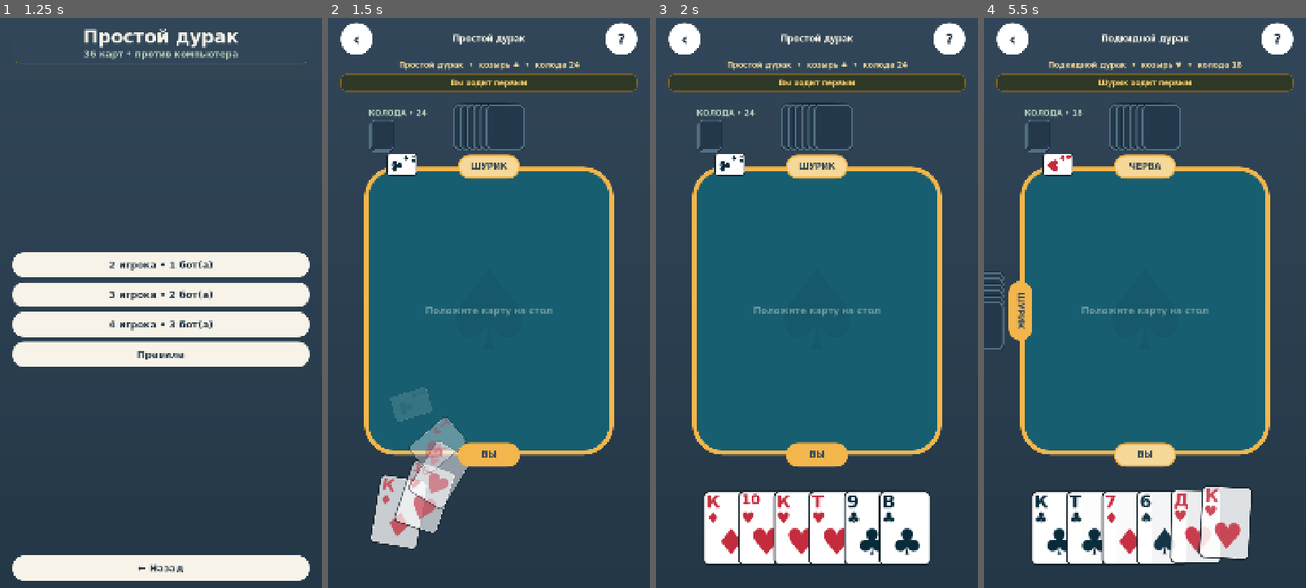
Above: before the commit, frames 1-4 (left to right).
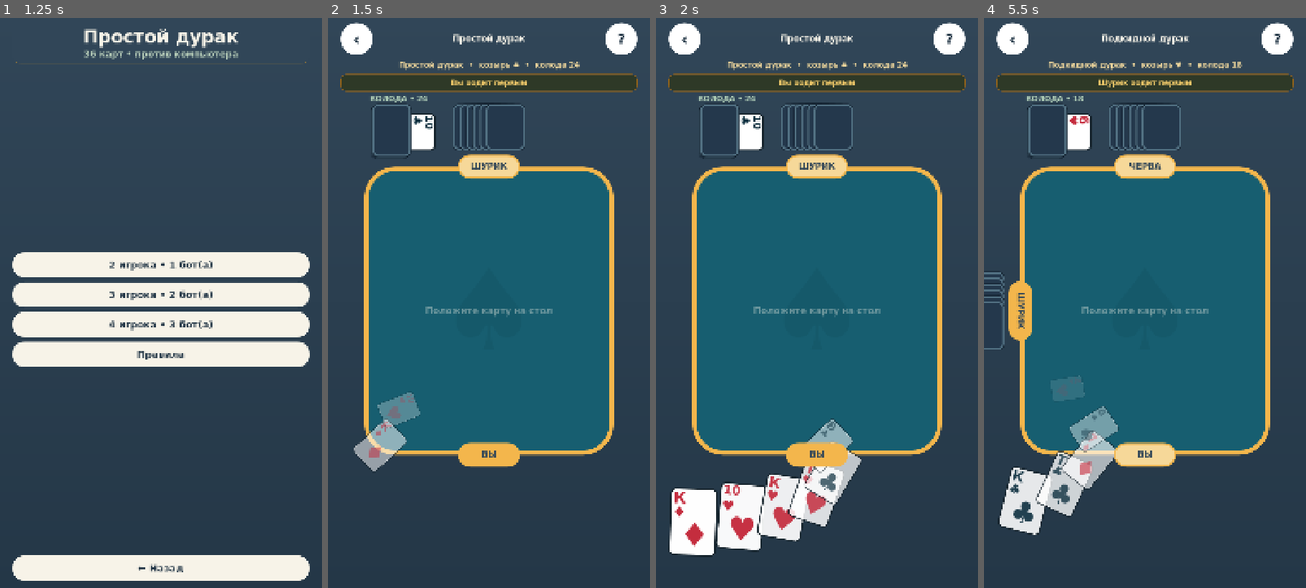
Above: after the commit, the same moments.

Repository: dmitriymaksimowitch-ctrl/mobile-card-game
Game: Godot game, scene res://main.tscn
Two runs of this game, one before a commit and one after it. Both use one fixed random seed, a clock stepped at 60 frames per second and the inputs below.
Inputs:
- Up to frame 1 (1.25 s): click "Простой дурак" at 0.5 s
- Up to frame 2 (1.5 s): click "2 игрока • 1 бот(а)" at 1.25 s
- Up to frame 3 (2 s): no input
- Up to frame 4 (5.5 s): click "‹" at 2 s; click "?" at 2.75 s; click "Понятно" at 3.5 s; click "Подкидной дурак" at 4.25 s; click "3 игрока • 2 бот(а)" at 5 s

Frame 1 is identical in both runs. In frame 2, 6.6% of the frame differs, in the area x 8-44%, y 13-94%; in frame 3, 12%; in frame 4, 13%, in the area x 4-84%, y 13-97%.

Commit message:
Fix deck stack, unclipped hands and slower card movement: main.gd

Diff:
--- a/main.gd
+++ b/main.gd
@@ -356,13 +356,15 @@
 	var center := Vector2(498, 378)
 	if not deck.is_empty():
 		var trump_card := card_label(deck[0])
-		trump_card.position = center + Vector2(-88, 2)
+		# Circular Durak uses the same tightly stacked deck with a sideways trump.
+		trump_card.position = center + Vector2(0, -88)
 		trump_card.rotation_degrees = 90
 		trump_card.pivot_offset = trump_card.size / 2.0
+		trump_card.z_index = 1
 		felt.add_child(trump_card)
-		for layer in 3:
+		for layer in 4:
 			var back := make_card_back()
-			back.position = center + Vector2(-64 + layer * 4, -88 - layer * 4)
+			back.position = center + Vector2(-66 + layer * 2, -88 - layer * 2)
 			back.z_index = 3 + layer
 			felt.add_child(back)
 	if circle_drawn != "":
@@ -482,9 +484,9 @@
 			back.modulate.a = 0.0
 			var tween := create_tween().set_parallel(true)
 			tween.set_trans(Tween.TRANS_QUAD).set_ease(Tween.EASE_OUT)
-			tween.tween_property(back, "position", home, 0.52).set_delay(index * 0.09)
-			tween.tween_property(back, "scale", Vector2.ONE, 0.52).set_delay(index * 0.09)
-			tween.tween_property(back, "modulate:a", 1.0, 0.36).set_delay(index * 0.09)
+			tween.tween_property(back, "position", home, 1.05).set_delay(index * 0.14)
+			tween.tween_property(back, "scale", Vector2.ONE, 1.05).set_delay(index * 0.14)
+			tween.tween_property(back, "modulate:a", 1.0, 0.9).set_delay(index * 0.14)
 	return seat
 
 func make_small_card_back() -> Label:
@@ -509,9 +511,9 @@
 	box.add_child(area)
 	var card_count := hands[0].size()
 	if card_count == 0: return
-	var card_size := Vector2(174, 250)
+	var card_size := CardVisuals.fitted_hand_card_size(card_count, Vector2(174, 250))
 	var available := 996.0
-	var step: float = 0.0 if card_count == 1 else minf(118.0, (available - card_size.x) / (card_count - 1))
+	var step: float = CardVisuals.hand_step(card_count, card_size)
 	var total_width: float = card_size.x + step * (card_count - 1)
 	var start_x: float = (available - total_width) / 2.0
 	for index in card_count:
@@ -520,7 +522,7 @@
 		var home := Vector2(start_x + index * step, 45.0)
 		var angle: float = 0.0
 		var playable := true
-		var b := make_hand_card(card, playable)
+		var b := make_hand_card(card, playable, card_size)
 		b.position = home
 		b.rotation_degrees = angle
 		b.z_index = index
@@ -530,20 +532,20 @@
 		area.add_child(b)
 		if deal_animation_pending and card in newly_drawn[0]:
 			# Карта летит от видимой колоды к руке игрока.
-			b.position = Vector2(50, -465)
+			b.position = Vector2(100, -465)
 			b.rotation_degrees = 90
 			b.scale = Vector2(0.42, 0.42)
 			b.modulate.a = 0.0
 			var tween := create_tween().set_parallel(true)
 			tween.set_trans(Tween.TRANS_CUBIC).set_ease(Tween.EASE_OUT)
-			tween.tween_property(b, "position", home, 0.35).set_delay(index * 0.04)
-			tween.tween_property(b, "rotation_degrees", angle, 0.35).set_delay(index * 0.04)
-			tween.tween_property(b, "scale", Vector2.ONE, 0.35).set_delay(index * 0.04)
-			tween.tween_property(b, "modulate:a", 1.0, 0.5).set_delay(index * 0.04)
-
-func make_hand_card(card: String, playable: bool) -> Button:
+			tween.tween_property(b, "position", home, 0.95).set_delay(index * 0.10)
+			tween.tween_property(b, "rotation_degrees", angle, 0.95).set_delay(index * 0.10)
+			tween.tween_property(b, "scale", Vector2.ONE, 0.95).set_delay(index * 0.10)
+			tween.tween_property(b, "modulate:a", 1.0, 0.85).set_delay(index * 0.10)
+
+func make_hand_card(card: String, playable: bool, card_size: Vector2) -> Button:
 	var b := Button.new()
-	CardVisuals.decorate_button(b, card, Vector2(174, 250), playable)
+	CardVisuals.decorate_button(b, card, card_size, playable)
 	b.modulate = Color.WHITE
 	return b
 
@@ -593,29 +595,31 @@
 
 	var deck_title := Label.new()
 	deck_title.text = "КОЛОДА • %d" % deck.size()
-	deck_title.position = Vector2(15, -195)
+	deck_title.position = Vector2(18, -243)
 	deck_title.add_theme_font_size_override("font_size", 25)
 	deck_title.modulate = Color("b8dacb")
 	felt.add_child(deck_title)
 
 	if not deck.is_empty():
 		var trump_card := card_label((RANKS[0] + "♦") if durak_variant == "japanese" else deck[0])
-		trump_card.position = Vector2(62, -95)
-		trump_card.scale = Vector2(0.58, 0.58)
+		# A single compact deck: backs only 2 px apart. Trump is horizontal
+		# beneath it, exposing roughly half of the face-up card on the right.
+		trump_card.position = Vector2(88, -204)
 		trump_card.rotation_degrees = 90
 		trump_card.pivot_offset = trump_card.size / 2.0
 		trump_card.z_index = 1
+		trump_card.mouse_filter = Control.MOUSE_FILTER_IGNORE
 		felt.add_child(trump_card)
-		for layer in 3:
+		for layer in 4:
 			var back := make_card_back()
-			back.position = Vector2(18 + layer * 3, -152 - layer * 3)
-			back.scale = Vector2(0.58, 0.58)
+			back.position = Vector2(22 + layer * 2, -204 - layer * 2)
 			back.z_index = 3 + layer
+			back.mouse_filter = Control.MOUSE_FILTER_IGNORE
 			felt.add_child(back)
 	else:
 		var empty_deck := Label.new()
 		empty_deck.text = "Колода\nпуста"
-		empty_deck.position = Vector2(18, -170)
+		empty_deck.position = Vector2(22, -204)
 		empty_deck.size = Vector2(128, 176)
 		empty_deck.horizontal_alignment = HORIZONTAL_ALIGNMENT_CENTER
 		empty_deck.vertical_alignment = VERTICAL_ALIGNMENT_CENTER
@@ -678,10 +682,10 @@
 	card.z_index = 100
 	var tween := create_tween().set_parallel(true)
 	tween.set_trans(Tween.TRANS_CUBIC).set_ease(Tween.EASE_OUT)
-	tween.tween_property(card, "position", destination, 0.3)
-	tween.tween_property(card, "rotation_degrees", angle, 0.3)
-	tween.tween_property(card, "scale", Vector2.ONE, 0.3)
-	tween.tween_property(card, "modulate:a", 1.0, 0.22)
+	tween.tween_property(card, "position", destination, 1.05)
+	tween.tween_property(card, "rotation_degrees", angle, 1.05)
+	tween.tween_property(card, "scale", Vector2.ONE, 1.05)
+	tween.tween_property(card, "modulate:a", 1.0, 0.95)
 	tween.chain().tween_property(card, "z_index", final_layer, 0.0)
 
 func make_card_back() -> Label:
@@ -819,7 +823,7 @@
 	revision += 1
 	var stamp := revision
 	draw_table()
-	await get_tree().create_timer(0.9).timeout
+	await get_tree().create_timer(1.2).timeout
 	if stamp != revision or phase != "resolving": return
 	var next := defender
 	if taking:
@@ -869,7 +873,7 @@
 	bot_turn(revision)
 
 func bot_turn(stamp: int) -> void:
-	await get_tree().create_timer(0.5).timeout
+	await get_tree().create_timer(1.1).timeout
 	if stamp != revision or actor == 0 or phase in ["menu", "over", "resolving"]: return
 	var choices: Array[String] = []
 	for card in hands[actor]:
